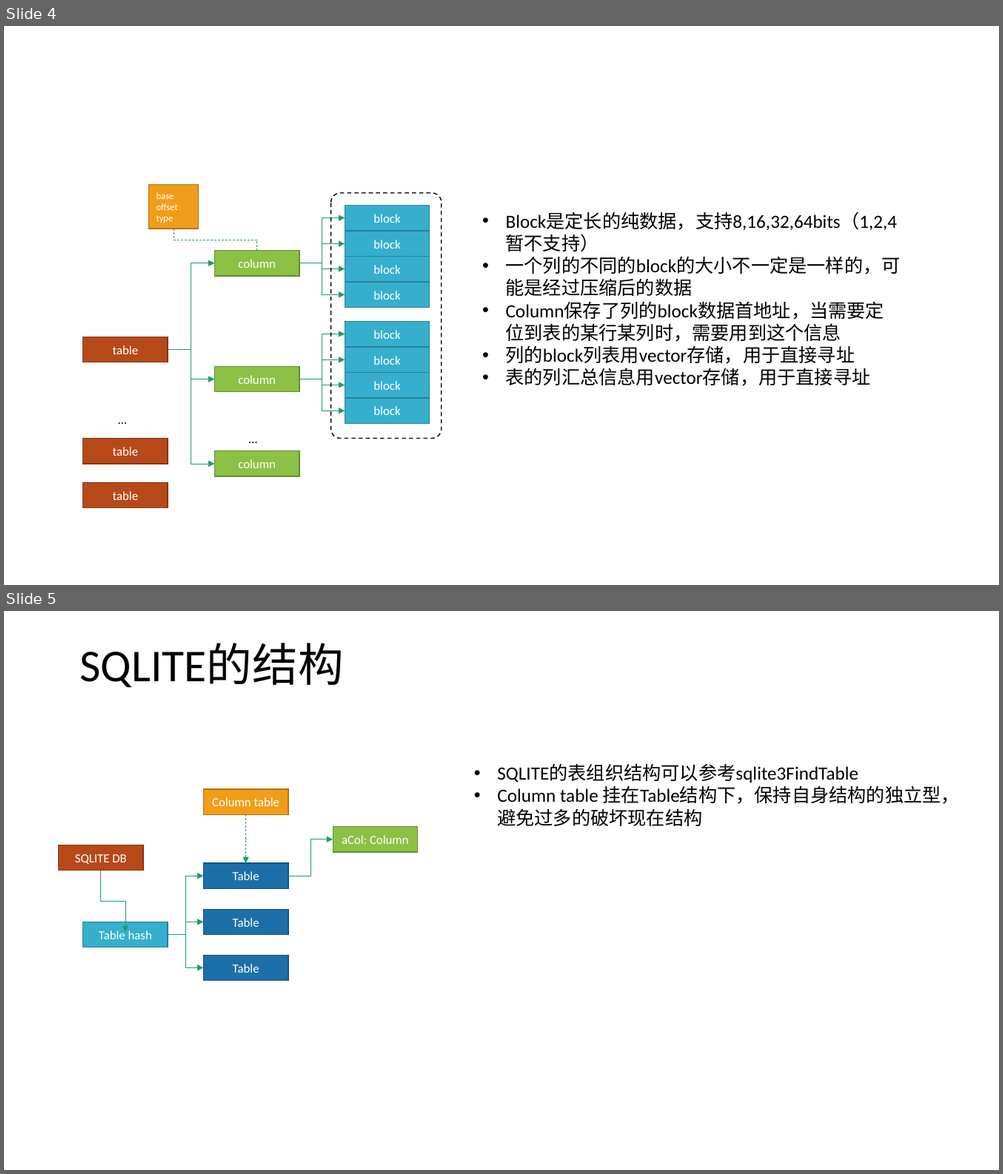
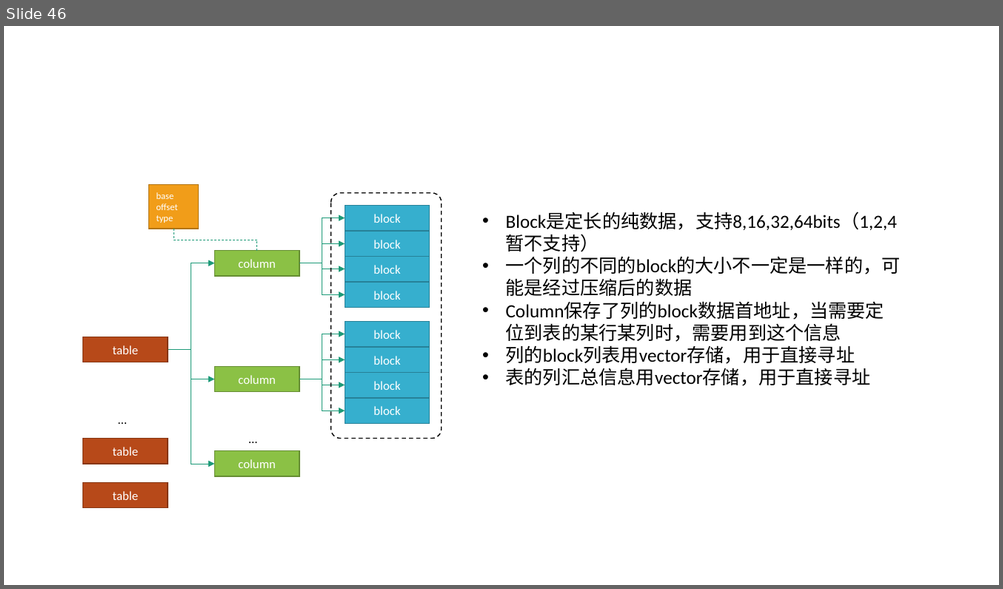
Before and after one commit to scott-zgeng/thor, a slide deck: doc/thor architecture.pptx. Shown one above the other, each under a label of ours: slides 4 and 5 before the commit, slide 46 after it. The pictures are 1003x1174 and 1003x589 pixels, drawn with LibreOffice and Linux fonts; fonts in the diff are those of the drawing. Boxes give left, top, right and bottom in pixels: in the first picture for what was removed or moved away, otherwise in the second. Text is boxed around its words. In the diff, an @@ line names an element or a change of style, - is before the commit and + after.

```diff
--- a/doc/thor architecture.pptx
+++ b/doc/thor architecture.pptx
@@ slide 5 removed at (4, 611, 999, 1170), background #FFFFFF @@
@@ title removed at (79, 643, 343, 687) @@
-SQLITE的结构
@@ text removed at (497, 765, 959, 826) @@
-• SQLITE的表组织结构可以参考sqlite3FindTable
-• Column table 挂在Table结构下，保持自身结构的独立型，避免过多的破坏现在结构
@@ rectangle removed at (203, 789, 288, 815) @@
-Column table
@@ elbow arrow removed from (246, 815) to (246, 863) @@
@@ rectangle removed at (333, 826, 418, 852) @@
-aCol: Column
@@ rectangle removed at (59, 846, 144, 871) @@
-SQLITE DB
@@ elbow arrow removed from (288, 876) to (333, 840) @@
@@ elbow arrow removed from (101, 871) to (125, 933) @@
@@ elbow arrow removed from (168, 935) to (203, 876) @@
@@ rectangle removed at (203, 863, 288, 889) @@
-Table
@@ rectangle removed at (203, 909, 288, 935) @@
-Table
@@ rectangle removed at (83, 922, 168, 948) @@
-Table hash
@@ elbow arrow removed from (168, 935) to (203, 922) @@
@@ elbow arrow removed from (168, 935) to (203, 968) @@
@@ rectangle removed at (203, 956, 288, 981) @@
-Table
@@ what was slide 4 is now slide 46 @@
```
Also in this commit, not shown: 4 slides changed, 4 other slides removed, 1 other file.
